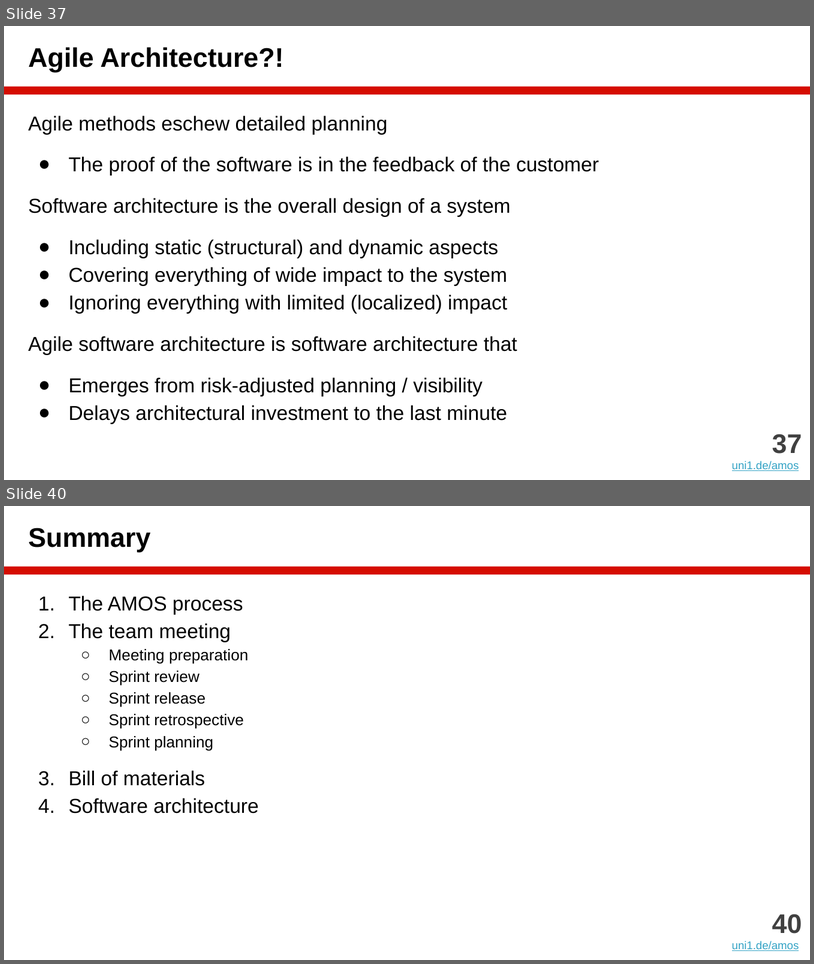
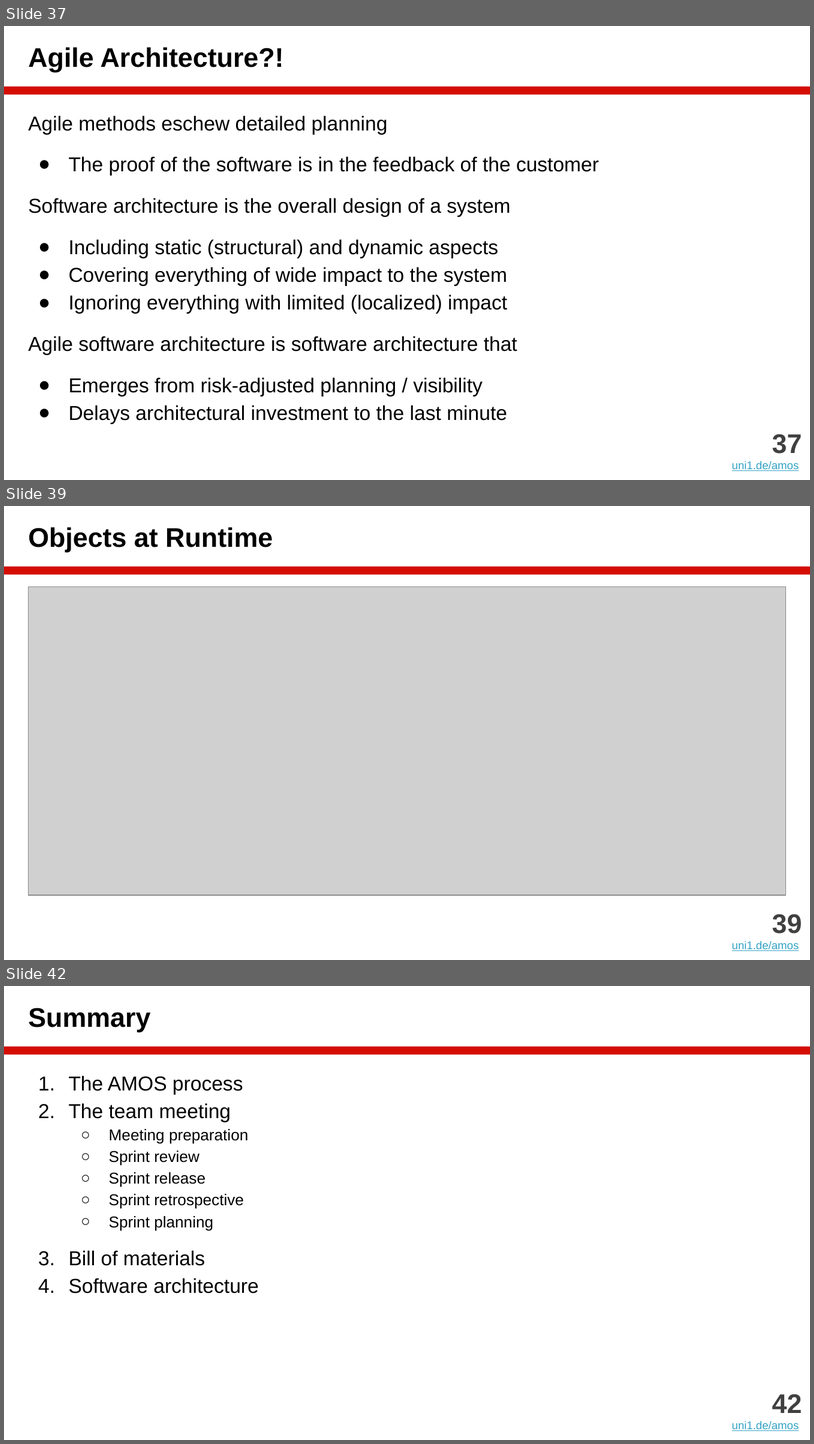
Before and after one commit to dirkriehle/amos-course, a slide deck: Lecture slides/AMOS B02 - Scrum and AMOS.pptx. Shown one above the other, each under a label of ours: slides 37 and 40 before the commit, slides 37, 39 and 42 after it; the slides between them are not shown. The pictures are 814x964 and 814x1444 pixels, drawn with LibreOffice and Linux fonts; fonts in the diff are those of the drawing; grey boxes stand for pictures. Boxes give left, top, right and bottom in pixels: in the first picture for what was removed or moved away, otherwise in the second. Text is boxed around its words. In the diff, an @@ line names an element or a change of style, - is before the commit and + after.

```diff
--- a/Lecture slides/AMOS B02 - Scrum and AMOS.pptx
+++ b/Lecture slides/AMOS B02 - Scrum and AMOS.pptx
@@ slide 39 added at bbox=[4, 506, 810, 960], background #FFFFFF; not listed: 1 template element that a slide beside it also shows @@
@@ title added at bbox=[28, 527, 273, 552], 24 pt, text #000000, bold @@
+Objects at Runtime
@@ picture added at bbox=[28, 586, 786, 895] @@
@@ text added at bbox=[732, 913, 803, 951], 10 pt, text #34A3C5, underline @@
+39
+uni1.de/amos
@@ what was slide 40 is now slide 42 @@
@@ text at bbox=[773, 1393, 803, 1413]: text changed @@
-40
+42
```
Also in this commit, not shown: 2 slides changed, 1 other slide added, 14 other files.
